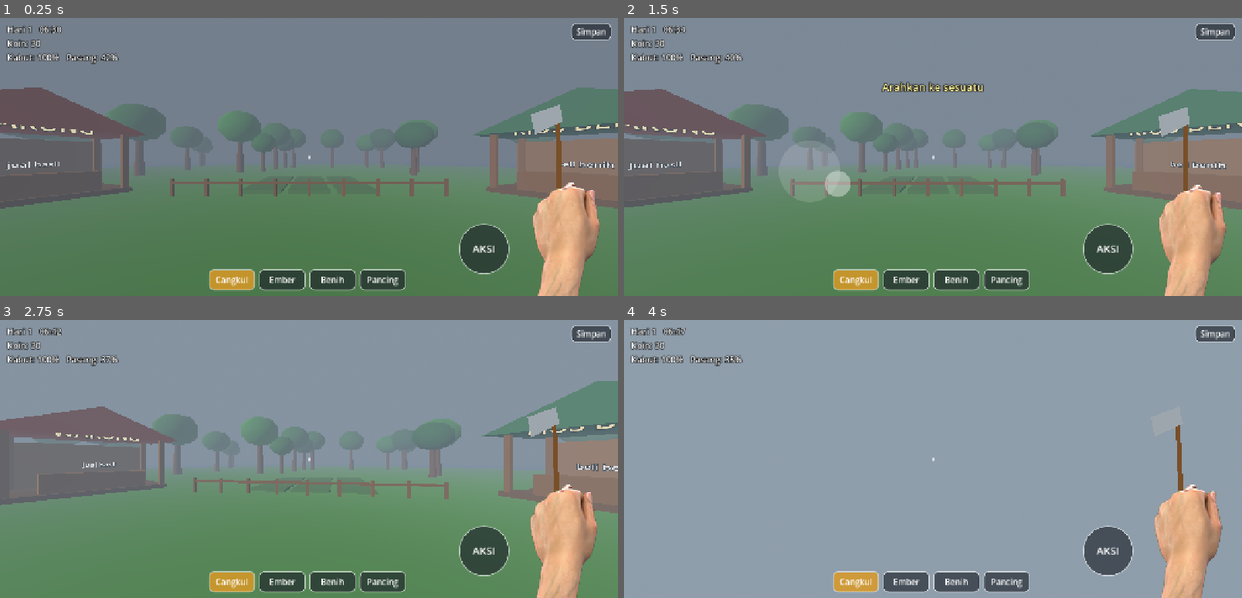
Above: before the commit, frames 1-4 (two rows, left to right).
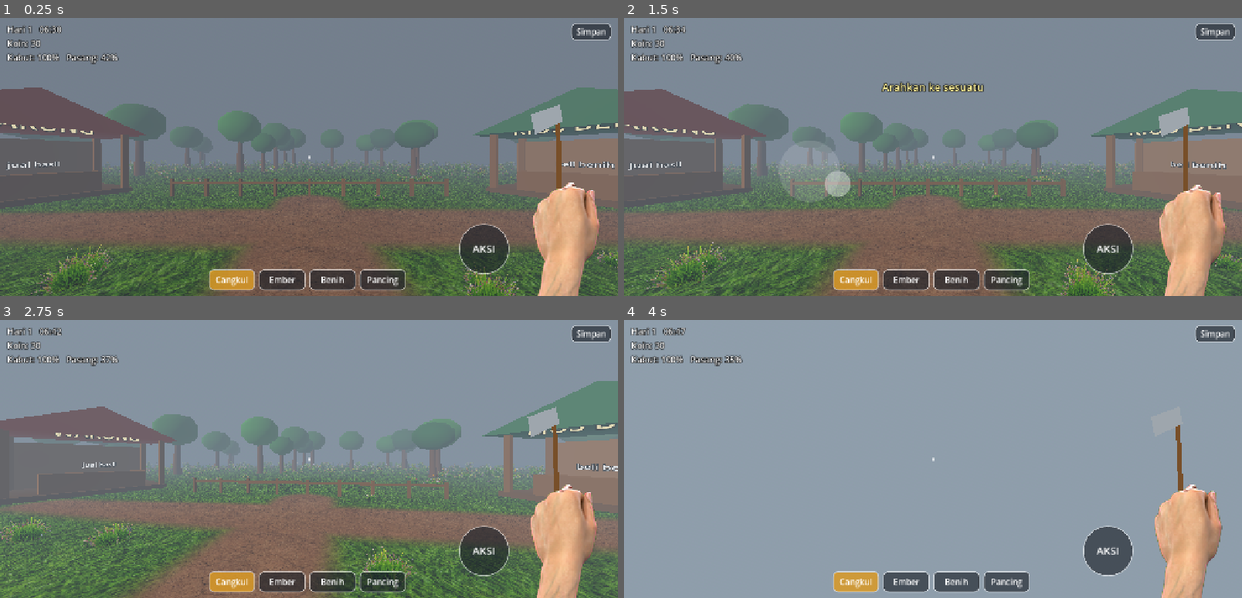
Above: after the commit, the same moments.

Repository: hadydaw/The-Creator-Of-Nusantara-
Game: Godot game, scene res://scenes/main.tscn
Same seed, same stepped clock (60 frames per second), same inputs: the game is played once before the commit and once after it.
Inputs (mouse positions are in pixels of both pictures, inside the frame that each line leads up to):
- Up to frame 1 (0.25 s): no input
- Up to frame 2 (1.5 s): move the mouse to (1068, 143) at 0.52 s; hold E (do_action) 0.53-1.25 s; click (1068, 143) at 0.67 s; drag from (809, 170) to (902, 212) at 1.27 s
- Up to frame 3 (2.75 s): move the mouse to (370, 397) at 2.02 s; tap Left (lk_l) at 2.1 s; click (370, 397) at 2.17 s
- Up to frame 4 (4 s): drag from (902, 514) to (747, 417) at 2.77 s; move the mouse to (1118, 500) at 3.52 s; tap Up (lk_u) at 3.6 s; click (1118, 500) at 3.67 s

The runs differ from the first frame. In frame 1, 24% of the frame differs, in the area x 0-100%, y 51-100%; in frame 2, 24%; in frame 3, 24%; in frame 4, nothing differs.

Commit message:
Tekstur CGI: tanah rumput 3 jenis, tanah olahan/basah/kering, rumpun rumput tertiup angin
Co-Authored-By: Claude Sonnet 5.5 <noreply@anthropic.com>
Claude-Session: https://claude.ai/code/session_011EntzXYvhEnfBaL1brEKac

Diff:
--- /dev/null
+++ b/scripts/grass.gdshader
@@ -0,0 +1,26 @@
+shader_type spatial;
+render_mode cull_disabled, diffuse_lambert;
+// Rumpun rumput berdiri dengan efek tertiup angin (pangkal diam, ujung bergoyang).
+
+uniform sampler2D tex : source_color, filter_linear_mipmap;
+uniform float wind_strength = 0.22;
+uniform float wind_speed = 1.5;
+
+void vertex() {
+	float h = clamp(1.0 - UV.y, 0.0, 1.0);
+	vec3 base = MODEL_MATRIX[3].xyz;
+	float ph = base.x * 0.45 + base.z * 0.35;
+	float gust = sin(TIME * wind_speed + ph) + 0.5 * sin(TIME * wind_speed * 2.3 + ph * 1.7);
+	VERTEX.x += gust * wind_strength * h * h;
+	VERTEX.z += cos(TIME * wind_speed * 0.8 + ph) * wind_strength * 0.5 * h * h;
+}
+
+void fragment() {
+	vec4 c = texture(tex, UV);
+	ALBEDO = c.rgb;
+	ALPHA = c.a;
+	ALPHA_SCISSOR_THRESHOLD = 0.45;
+	NORMAL = normalize((VIEW_MATRIX * vec4(0.0, 1.0, 0.0, 0.0)).xyz);
+	ROUGHNESS = 1.0;
+	SPECULAR = 0.0;
+}
--- /dev/null
+++ b/scripts/ground.gdshader
@@ -0,0 +1,55 @@
+shader_type spatial;
+// Tanah pulau: 3 jenis rumput (segar, kering dekat pantai, gelap dekat hutan) + jalan tanah.
+
+uniform sampler2D tex_fresh : source_color, filter_linear_mipmap, repeat_enable;
+uniform sampler2D tex_dry : source_color, filter_linear_mipmap, repeat_enable;
+uniform sampler2D tex_dark : source_color, filter_linear_mipmap, repeat_enable;
+uniform sampler2D tex_path : source_color, filter_linear_mipmap, repeat_enable;
+uniform float tile_size = 3.2;
+
+varying vec3 wpos;
+
+void vertex() {
+	wpos = (MODEL_MATRIX * vec4(VERTEX, 1.0)).xyz;
+}
+
+float hash(vec2 p) {
+	return fract(sin(dot(p, vec2(127.1, 311.7))) * 43758.5453);
+}
+
+float vnoise(vec2 p) {
+	vec2 i = floor(p);
+	vec2 f = fract(p);
+	f = f * f * (3.0 - 2.0 * f);
+	return mix(mix(hash(i), hash(i + vec2(1.0, 0.0)), f.x),
+			mix(hash(i + vec2(0.0, 1.0)), hash(i + vec2(1.0, 1.0)), f.x), f.y);
+}
+
+float seg(vec2 p, vec2 a, vec2 b) {
+	vec2 pa = p - a;
+	vec2 ba = b - a;
+	float h = clamp(dot(pa, ba) / dot(ba, ba), 0.0, 1.0);
+	return length(pa - ba * h);
+}
+
+vec3 samp(sampler2D t, vec2 uv) {
+	// dua skala dicampur supaya pola ulangan tidak terlihat
+	return mix(texture(t, uv).rgb, texture(t, uv * 0.37 + vec2(0.31, 0.17)).rgb, 0.4);
+}
+
+void fragment() {
+	vec2 p = wpos.xz;
+	vec2 uv = p / tile_size;
+	float r = length(p);
+	float n = vnoise(p * 0.09);
+	float w_dry = smoothstep(27.0, 38.0, r + (n - 0.5) * 9.0);
+	float w_dark = smoothstep(0.58, 0.74, vnoise(p * 0.07 + 11.0)) * (1.0 - w_dry);
+	vec3 col = mix(samp(tex_fresh, uv), samp(tex_dark, uv), w_dark);
+	col = mix(col, samp(tex_dry, uv), w_dry);
+	float d = min(min(seg(p, vec2(0.0, 12.0), vec2(0.0, -1.5)), seg(p, vec2(-9.0, 0.6), vec2(9.0, 0.6))),
+			seg(p, vec2(0.0, 6.0), vec2(7.0, 8.5)));
+	float w_path = 1.0 - smoothstep(0.55, 1.25, d + (n - 0.5) * 0.7);
+	col = mix(col, samp(tex_path, uv * 0.9), w_path);
+	ALBEDO = col;
+	ROUGHNESS = 1.0;
+}
--- a/scripts/main.gd
+++ b/scripts/main.gd
@@ -30,6 +30,7 @@
 	_build_kios()
 	_build_tent()
 	_build_trees()
+	_build_grass()
 
 	player = PlayerScript.new()
 	add_child(player)
@@ -146,7 +147,7 @@
 	grass.bottom_radius = 40.0
 	grass.height = 2.0
 	grass.radial_segments = 28
-	_add_mesh(self, grass, _mat(Color(0.36, 0.62, 0.3)), Vector3(0, -1.0, 0))
+	_add_mesh(self, grass, _ground_material(), Vector3(0, -1.0, 0))
 	var cyl := CylinderShape3D.new()
 	cyl.radius = 40.0
 	cyl.height = 2.0
@@ -300,6 +301,100 @@
 		placed += 1
 
 
+# ---------------------------------------------------------------- rumput
+
+func _ground_material() -> ShaderMaterial:
+	var m := ShaderMaterial.new()
+	m.shader = load("res://scripts/ground.gdshader")
+	m.set_shader_parameter("tex_fresh", load("res://assets/tex/grass_fresh.png"))
+	m.set_shader_parameter("tex_dry", load("res://assets/tex/grass_dry.png"))
+	m.set_shader_parameter("tex_dark", load("res://assets/tex/grass_dark.png"))
+	m.set_shader_parameter("tex_path", load("res://assets/tex/soil_dry.png"))
+	return m
+
+
+func _cross_mesh(aspect: float, mat: Material) -> ArrayMesh:
+	var hw := aspect * 0.5
+	var verts := PackedVector3Array([
+		Vector3(-hw, 0, 0), Vector3(hw, 0, 0), Vector3(hw, 1, 0), Vector3(-hw, 1, 0),
+		Vector3(0, 0, -hw), Vector3(0, 0, hw), Vector3(0, 1, hw), Vector3(0, 1, -hw)])
+	var quad_uv := [Vector2(0, 1), Vector2(1, 1), Vector2(1, 0), Vector2(0, 0)]
+	var uvs := PackedVector2Array(quad_uv + quad_uv)
+	var normals := PackedVector3Array()
+	for i in 8:
+		normals.append(Vector3.UP)
+	var arrays := []
+	arrays.resize(Mesh.ARRAY_MAX)
+	arrays[Mesh.ARRAY_VERTEX] = verts
+	arrays[Mesh.ARRAY_NORMAL] = normals
+	arrays[Mesh.ARRAY_TEX_UV] = uvs
+	arrays[Mesh.ARRAY_INDEX] = PackedInt32Array([0, 1, 2, 0, 2, 3, 4, 5, 6, 4, 6, 7])
+	var mesh := ArrayMesh.new()
+	mesh.add_surface_from_arrays(Mesh.PRIMITIVE_TRIANGLES, arrays)
+	mesh.surface_set_material(0, mat)
+	return mesh
+
+
+func _grass_ok(p: Vector2) -> bool:
+	if absf(p.x) < 6.2 and p.y < -1.8 and p.y > -11.2:
+		return false
+	for h in [Vector2(-11, -2), Vector2(11, -2)]:
+		if p.distance_to(h) < 5.2:
+			return false
+	if p.distance_to(Vector2(8, 9)) < 3.6:
+		return false
+	var segs := [
+		[Vector2(0, 12), Vector2(0, -1.5)],
+		[Vector2(-9, 0.6), Vector2(9, 0.6)],
+		[Vector2(0, 6), Vector2(7, 8.5)],
+	]
+	for sg in segs:
+		var c := Geometry2D.get_closest_point_to_segment(p, sg[0], sg[1])
+		if p.distance_to(c) < 1.8:
+			return false
+	return true
+
+
+func _scatter(tex_path: String, count: int, height: float, min_r: float, rng: RandomNumberGenerator) -> void:
+	var tex: Texture2D = load(tex_path)
+	var mat := ShaderMaterial.new()
+	mat.shader = load("res://scripts/grass.gdshader")
+	mat.set_shader_parameter("tex", tex)
+	var aspect := float(tex.get_width()) / float(tex.get_height())
+	var mm := MultiMesh.new()
+	mm.transform_format = MultiMesh.TRANSFORM_3D
+	mm.mesh = _cross_mesh(aspect, mat)
+	var xf: Array = []
+	var tries := 0
+	while xf.size() < count and tries < count * 20:
+		tries += 1
+		var ang := rng.randf() * TAU
+		var rad := sqrt(rng.randf()) * 42.0
+		if rad < min_r:
+			continue
+		var p := Vector2(cos(ang), sin(ang)) * rad
+		if not _grass_ok(p):
+			continue
+		var sc := height * rng.randf_range(0.7, 1.35)
+		var b := Basis.from_euler(Vector3(0, rng.randf() * TAU, 0)).scaled(Vector3(sc, sc, sc))
+		xf.append(Transform3D(b, Vector3(p.x, -0.02, p.y)))
+	mm.instance_count = xf.size()
+	for i in xf.size():
+		mm.set_instance_transform(i, xf[i])
+	var mmi := MultiMeshInstance3D.new()
+	mmi.multimesh = mm
+	mmi.cast_shadow = GeometryInstance3D.SHADOW_CASTING_SETTING_OFF
+	add_child(mmi)
+
+
+func _build_grass() -> void:
+	var rng := RandomNumberGenerator.new()
+	rng.seed = 7731
+	_scatter("res://assets/tex/clump_short.png", 1100, 0.4, 0.0, rng)
+	_scatter("res://assets/tex/clump_tall.png", 380, 1.0, 16.0, rng)
+	_scatter("res://assets/tex/clump_flower.png", 240, 0.75, 8.0, rng)
+
+
 # ---------------------------------------------------------------- siklus
 
 func _process(delta: float) -> void:
--- a/scripts/plot.gd
+++ b/scripts/plot.gd
@@ -6,6 +6,10 @@
 var crop: String = ""
 var age: int = 0
 var watered: bool = false
+
+const TEX_GRASS := preload("res://assets/tex/grass_fresh.png")
+const TEX_TILLED := preload("res://assets/tex/soil_tilled.png")
+const TEX_WET := preload("res://assets/tex/soil_wet.png")
 
 var _soil_mat: StandardMaterial3D
 var _plant_mat: StandardMaterial3D
@@ -59,10 +63,11 @@
 
 
 func refresh() -> void:
-	var base := Color(0.3, 0.5, 0.25) if state == 0 else Color(0.4, 0.26, 0.16)
-	if watered and state > 0:
-		base = base.darkened(0.35)
-	_soil_mat.albedo_color = base
+	var tex: Texture2D = TEX_GRASS
+	if state > 0:
+		tex = TEX_WET if watered else TEX_TILLED
+	_soil_mat.albedo_texture = tex
+	_soil_mat.albedo_color = Color(0.8, 0.85, 0.8) if state == 0 else Color.WHITE
 	_plants.visible = state == 2
 	if state == 2:
 		var days: int = maxi(1, int(crop_data().get("days", 1)))
Binary file added: assets/tex/clump_flower.png
Binary file added: assets/tex/clump_short.png
Binary file added: assets/tex/clump_tall.png
Binary file added: assets/tex/grass_dark.png
Binary file added: assets/tex/grass_dry.png
Binary file added: assets/tex/grass_fresh.png
Binary file added: assets/tex/soil_dry.png
Binary file added: assets/tex/soil_tilled.png
Binary file added: assets/tex/soil_wet.png
Not shown, added: scripts/grass.gdshader.uid
Not shown, added: scripts/ground.gdshader.uid
